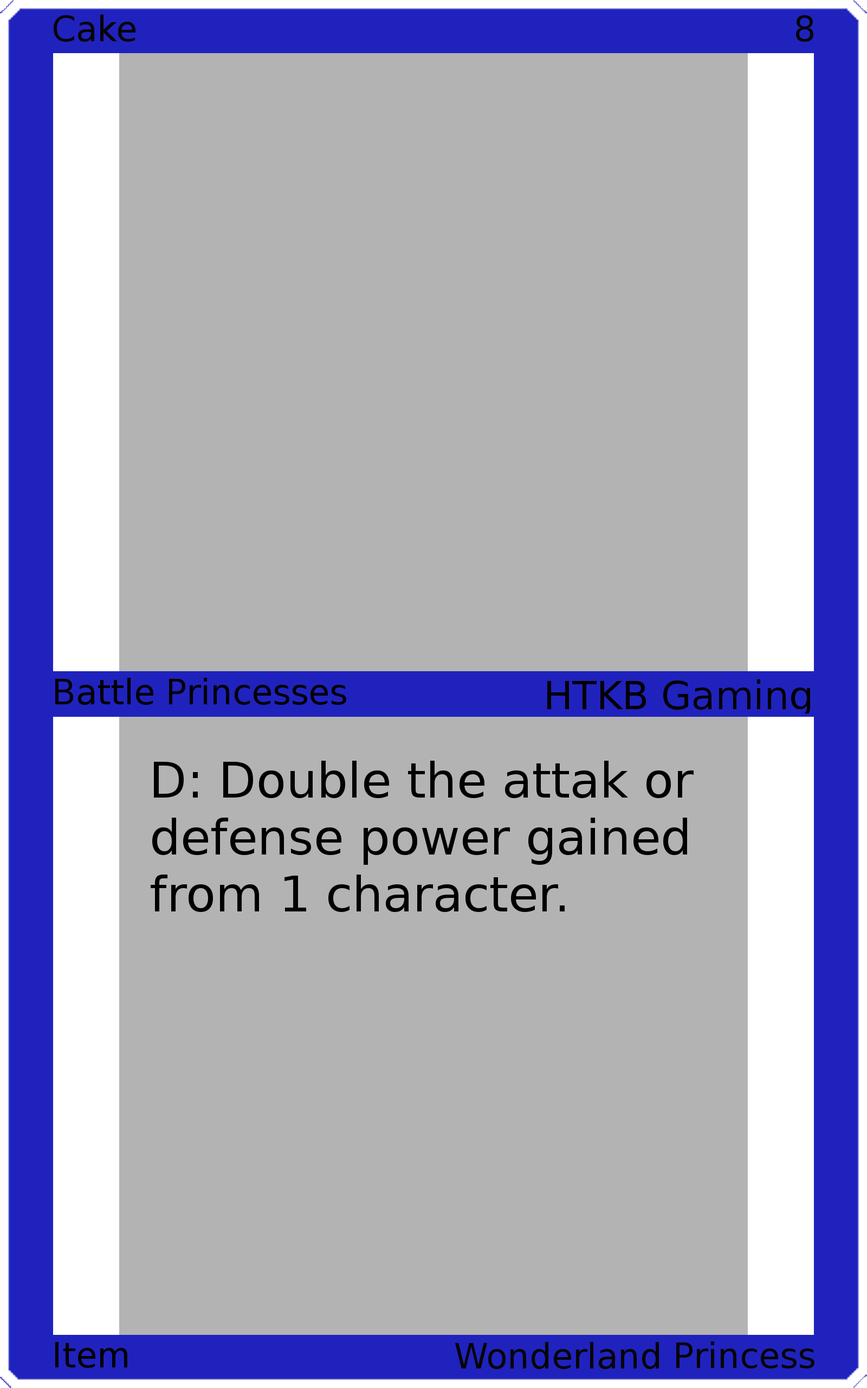
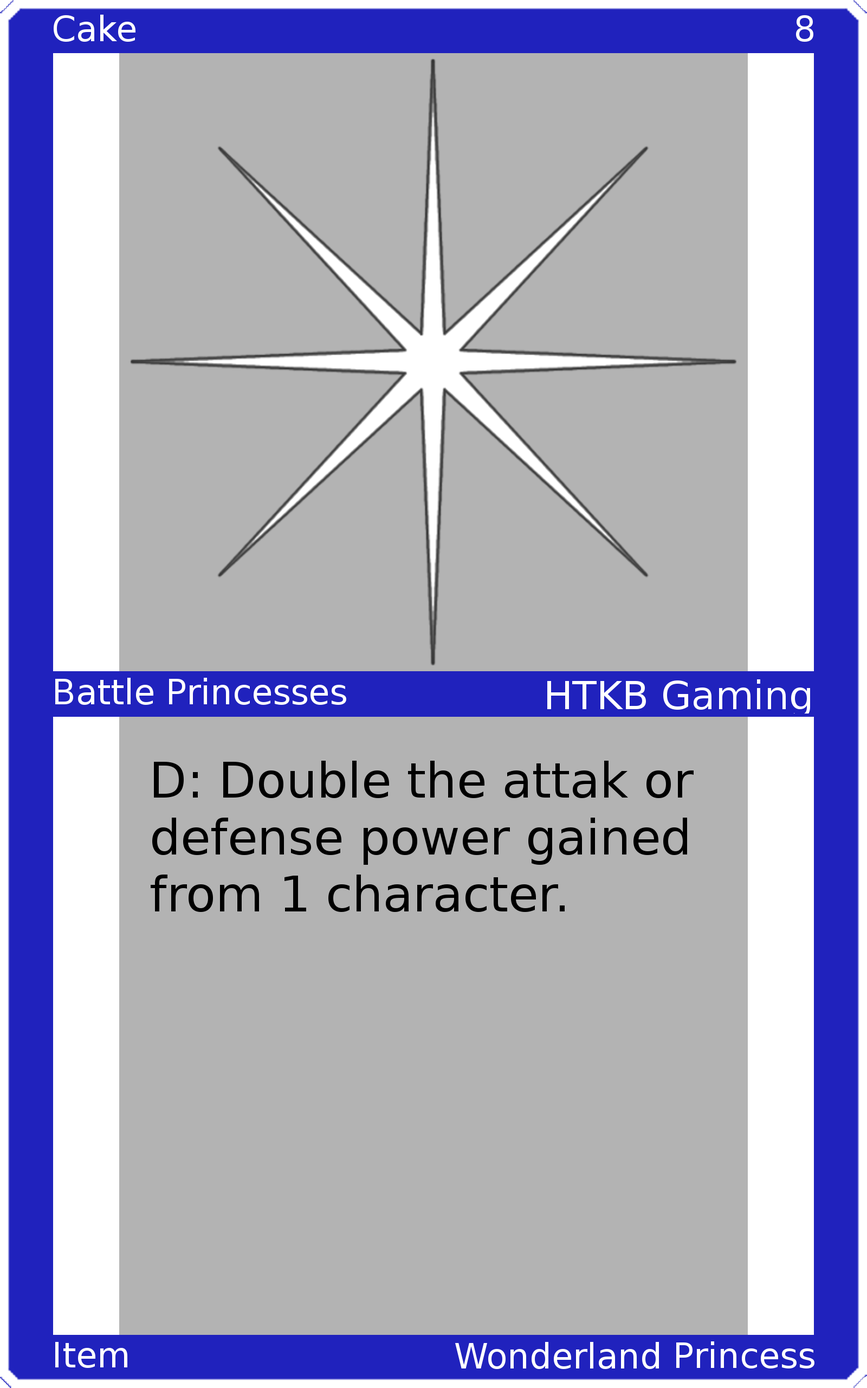
Revision of a layered 867×1388 image; what changed, layer by layer:
painted on "Upper Left" over bbox(53, 14, 136, 42)
painted on "Upper Right" over bbox(796, 15, 814, 42)
painted on "Mid Left" over bbox(55, 677, 347, 705)
painted on "Mid Right" over bbox(547, 679, 811, 714)
painted on "Bottom Left" over bbox(55, 1341, 128, 1368)
painted on "Bottom Right" over bbox(455, 1340, 815, 1369)
added layer "Art" above "Top Background" over bbox(129, 57, 738, 666)
